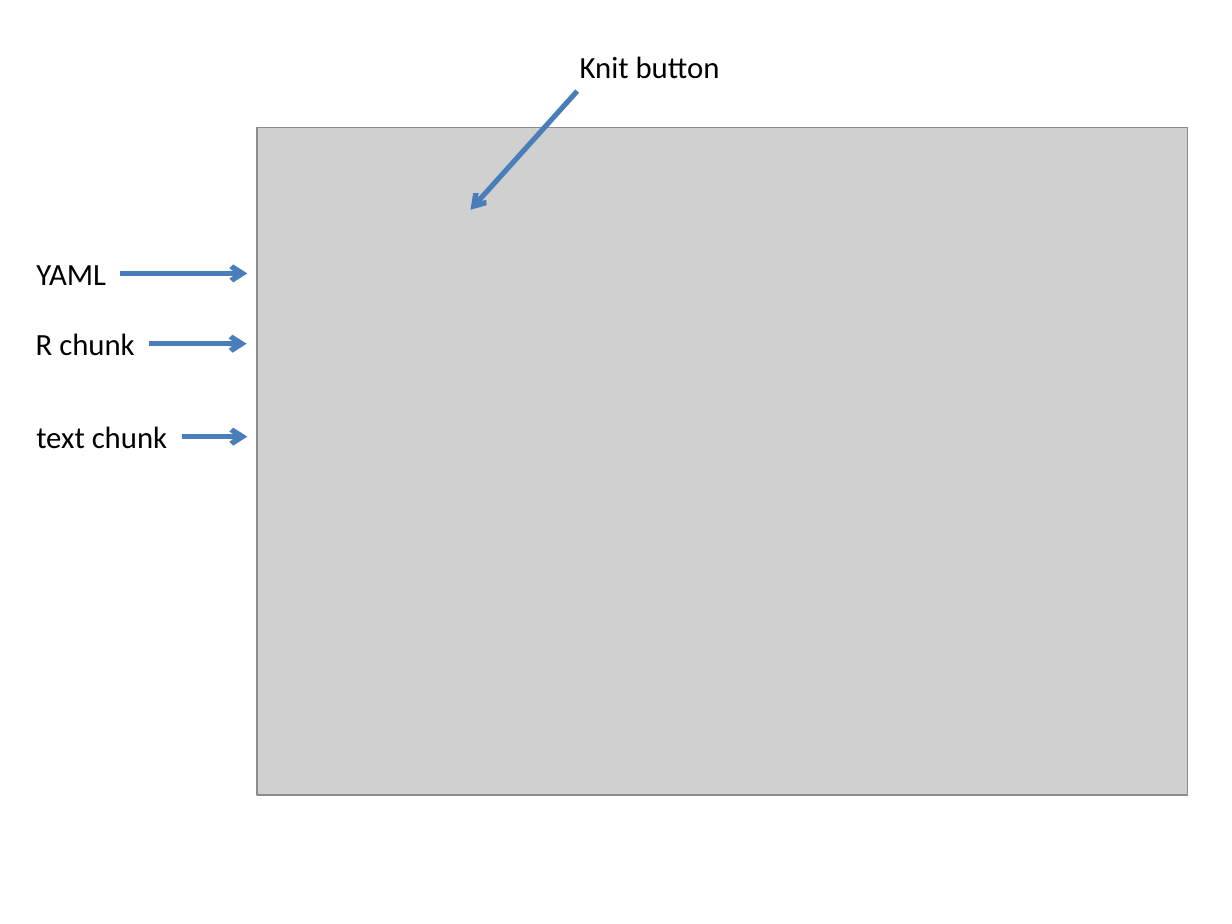
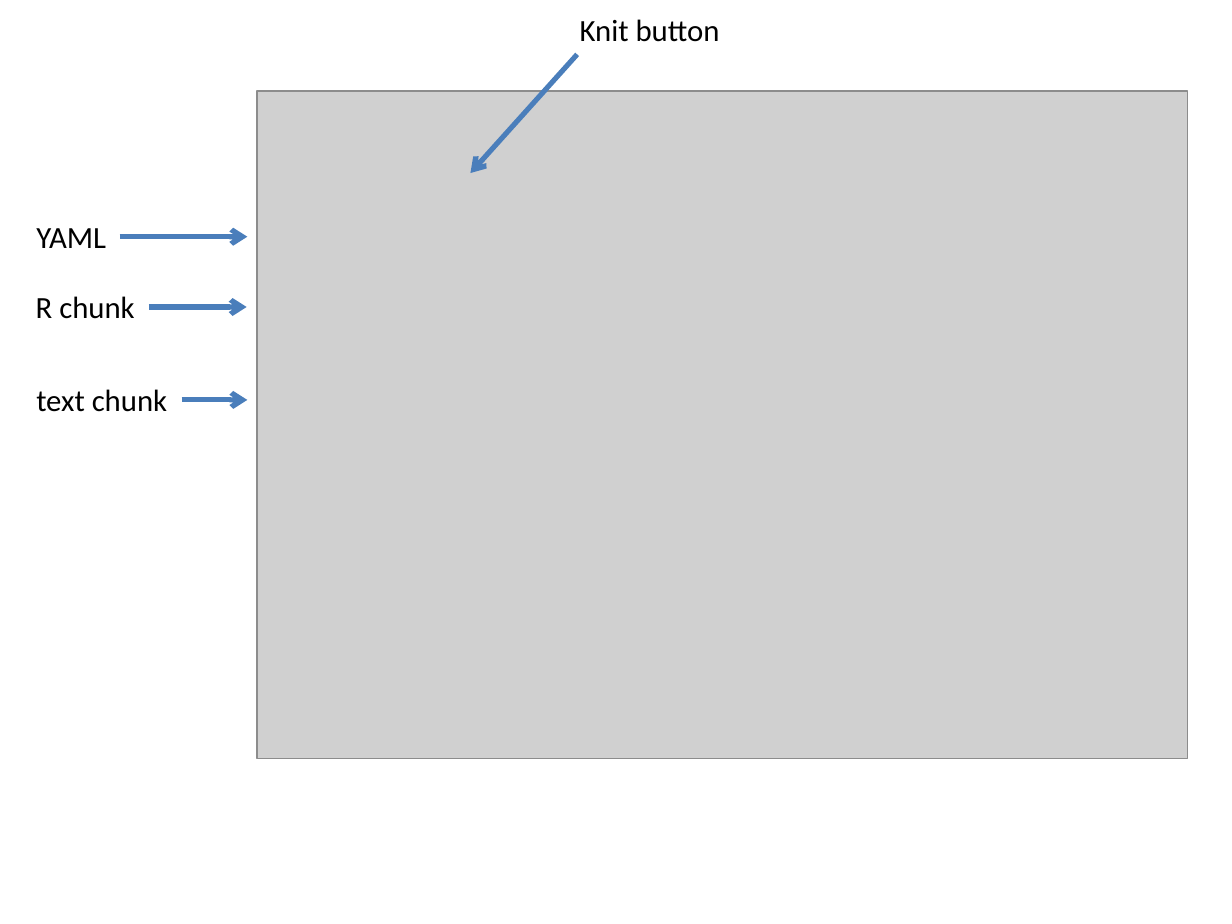
Before and after one commit to adsmithca/DFO_R_workshops, a slide deck: slide 1 of dfo_repro_research/ReproResearch/presentation/screenshots_edited.pptx. Drawn at 1232x924 pixels with LibreOffice and Linux fonts; fonts in the diff are those of the drawing; grey boxes stand for pictures. Boxes give left, top, right and bottom in pixels: in the first picture for what was removed or moved away, otherwise in the second. Text is boxed around its words. In the diff, an @@ line names an element or a change of style, - is before the commit and + after.

Commit message:
Minor edits

```diff
--- a/dfo_repro_research/ReproResearch/presentation/screenshots_edited.pptx
+++ b/dfo_repro_research/ReproResearch/presentation/screenshots_edited.pptx
@@ 4 texts, 4 arrows, 1 picture: place and size @@
-4 texts, 4 arrows, 1 picture at (36, 56, 1188, 796)
+4 texts, 4 arrows, 1 picture at (36, 19, 1188, 759)
```
